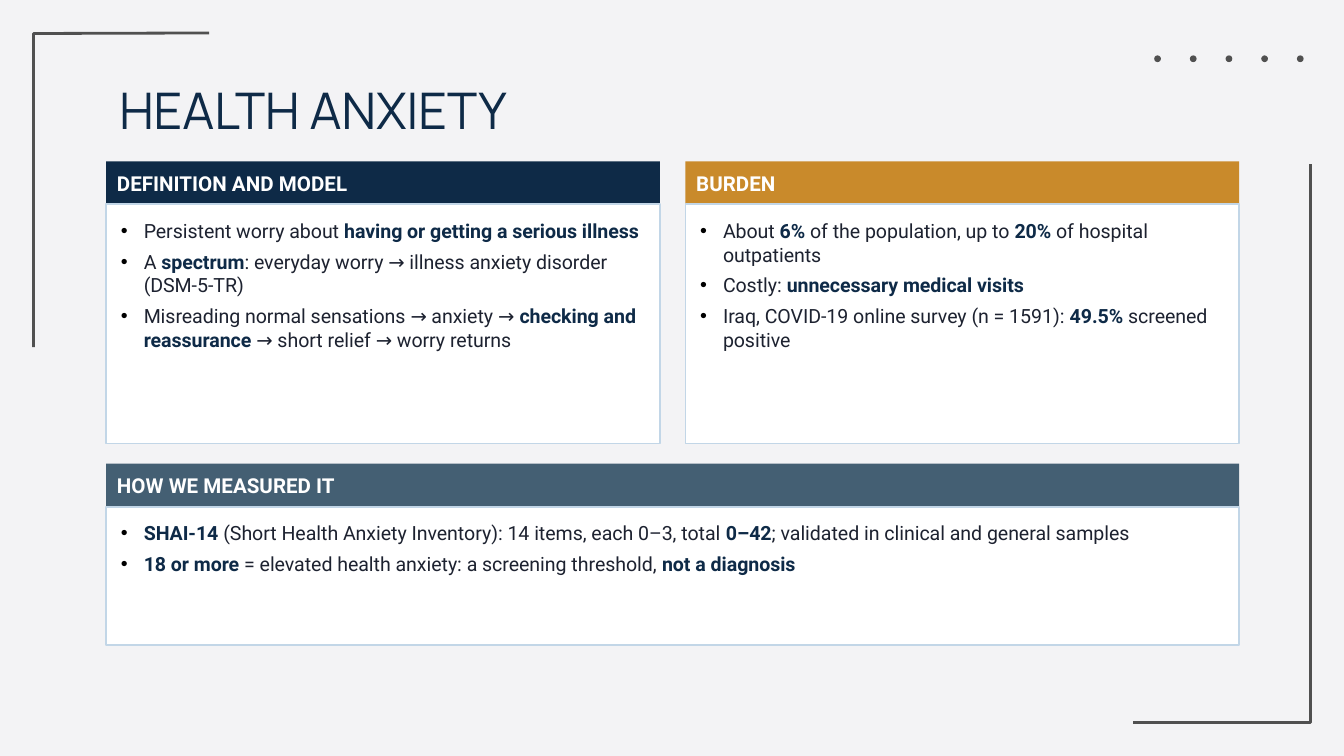
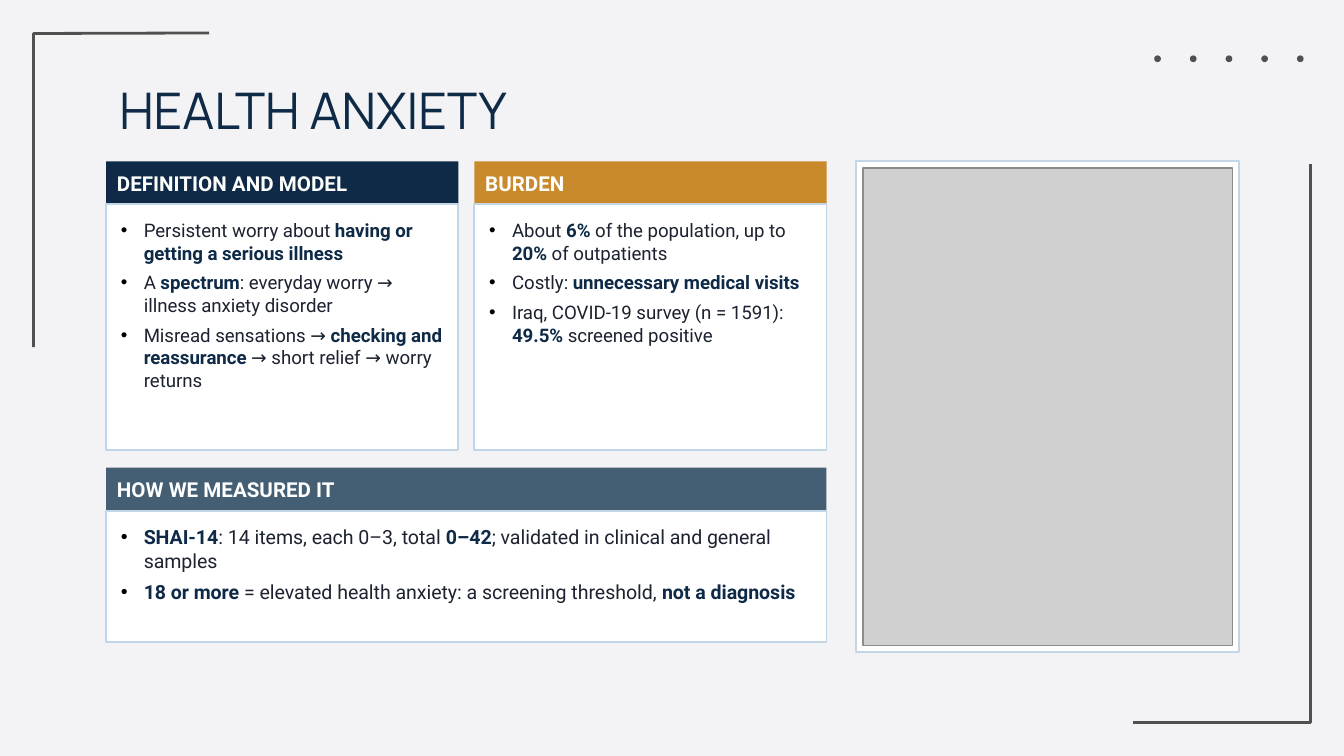
Before and after one commit to Yaseen279/History-Exam, a slide deck: slide 5 of research/output/study/slides/Defence_Final.pptx. Drawn at 1344x756 pixels with LibreOffice and Linux fonts; fonts in the diff are those of the drawing; grey boxes stand for pictures; background and template pictures are left out. Boxes give left, top, right and bottom in pixels: in the first picture for what was removed or moved away, otherwise in the second. Text is boxed around its words. In the diff, an @@ line names an element or a change of style, - is before the commit and + after.

```diff
--- a/research/output/study/slides/Defence_Final.pptx
+++ b/research/output/study/slides/Defence_Final.pptx
@@ rectangle "DEFINITION AND MODEL": place and size @@
-rectangle "DEFINITION AND MODEL" at (106, 161, 660, 204)
+rectangle "DEFINITION AND MODEL" at (106, 161, 458, 204)
@@ rectangle "BURDEN": place and size @@
-rectangle "BURDEN" at (685, 161, 1239, 204)
+rectangle "BURDEN" at (474, 161, 827, 204)
@@ rectangle added at (856, 161, 1239, 652), fill #FFFFFF, outline #C2D6E7 1 pt @@
@@ picture added at (863, 168, 1232, 645) @@
@@ rectangle: place and size @@
-rectangle at (106, 204, 660, 444)
+rectangle at (106, 204, 458, 450)
@@ rectangle: place and size @@
-rectangle at (685, 204, 1239, 444)
+rectangle at (474, 204, 827, 450)
@@ text at (144, 223, 412, 264): size 10.5 to 10 pt in "Persistent worry about having or getting a ..." @@
@@ text "About 6% of the population, ...": place and size @@
-text "About 6% of the population, ..." at (723, 223, 1207, 351)
+text "About 6% of the population, ..." at (512, 223, 800, 346)
@@ text at (512, 223, 786, 264): text changed; size 10.5 to 10 pt @@
-• About 6% of the population, up to 20% of hospital outpatients
+• About 6% of the population, up to 20% of outpatients
@@ text at (144, 275, 442, 387): text changed; size 10.5 to 10 pt @@
-• A spectrum: everyday worry → illness anxiety disorder (DSM-5-TR)
-• Misreading normal sensations → anxiety → checking and reassurance → short relief → worry returns
+• A spectrum: everyday worry → illness anxiety disorder
+• Misread sensations → checking and reassurance → short relief → worry returns
@@ text at (512, 275, 800, 293): size 10.5 to 10 pt in "Costly: unnecessary medical visits" @@
@@ text at (512, 304, 784, 346): text changed; size 10.5 to 10 pt @@
-• Iraq, COVID-19 online survey (n = 1591): 49.5% screened positive
+• Iraq, COVID-19 survey (n = 1591): 49.5% screened positive
@@ rectangle "HOW WE MEASURED IT": place and size @@
-rectangle "HOW WE MEASURED IT" at (106, 464, 1239, 507)
+rectangle "HOW WE MEASURED IT" at (106, 468, 827, 511)
@@ rectangle: place and size @@
-rectangle at (106, 507, 1239, 645)
+rectangle at (106, 511, 827, 642)
@@ text at (144, 529, 771, 572): text changed @@
-• SHAI-14 (Short Health Anxiety Inventory): 14 items, each 0–3, total 0–42; validated in clinical and general samples
+• SHAI-14: 14 items, each 0–3, total 0–42; validated in clinical and general samples
```
Also in this commit, not shown: 7 other slides changed, 8 other files.
